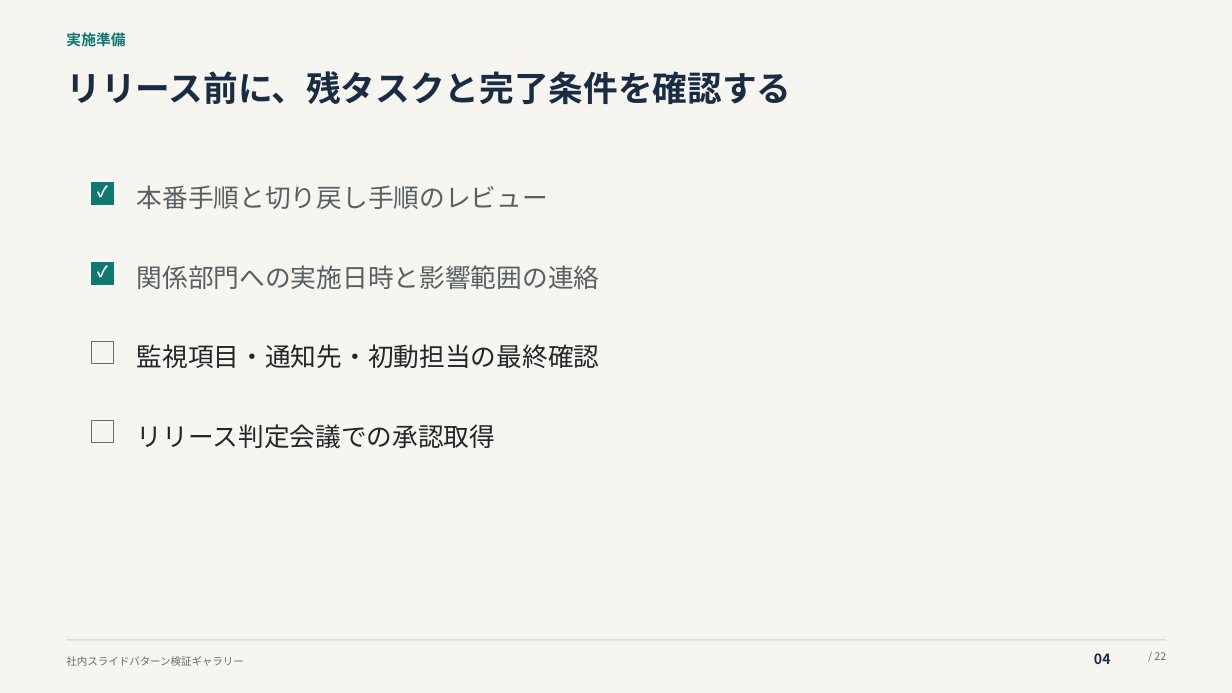
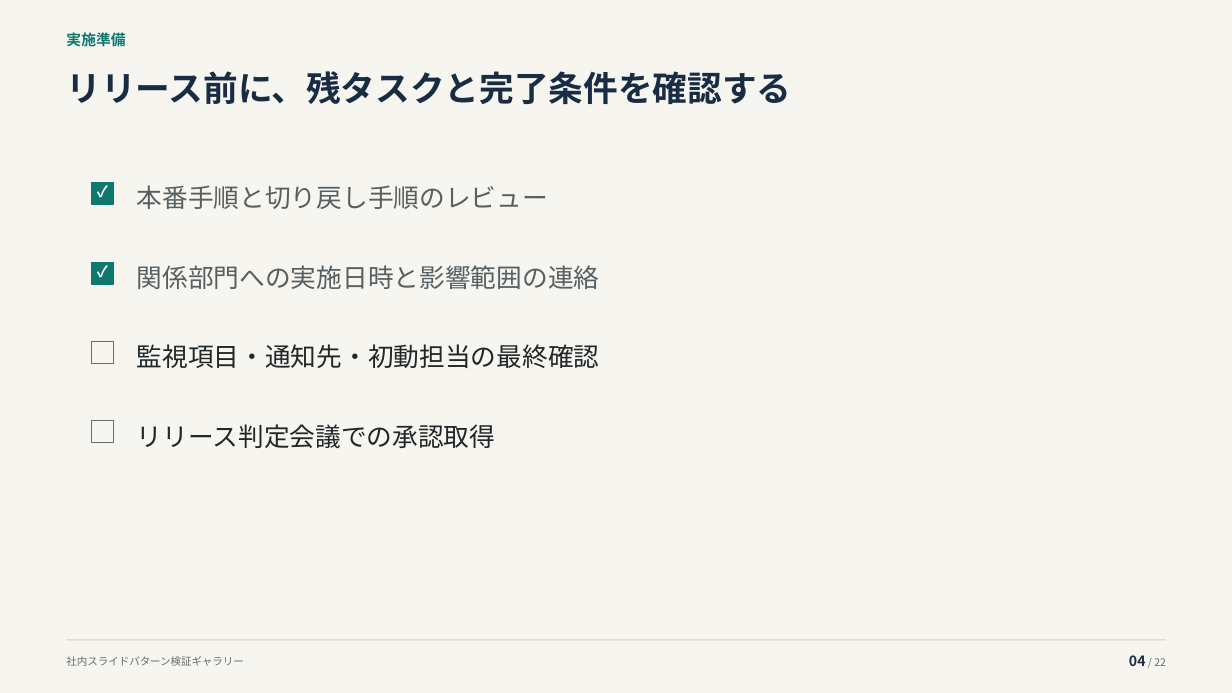
Before and after one commit to thinas1115/pptxdsl, a slide deck: slide 4 of examples/gallery/pattern_gallery.pptx. Drawn at 1232x693 pixels with LibreOffice and Linux fonts; fonts in the diff are those of the drawing. Boxes give left, top, right and bottom in pixels: in the first picture for what was removed or moved away, otherwise in the second. Text is boxed around its words. In the diff, an @@ line names an element or a change of style, - is before the commit and + after.

```diff
--- a/examples/gallery/pattern_gallery.pptx
+++ b/examples/gallery/pattern_gallery.pptx
@@ text "04 / 22" at (x1=1129, y1=655, x2=1166, y2=666): vertical alignment top to middle @@
@@ text at (x1=1129, y1=655, x2=1166, y2=666): text changed; size 11 to 8.2 pt; text colour #182C43 to #666E70; bold off @@
-04
+04 / 22
@@ text removed at (x1=1154, y1=652, x2=1166, y2=660) @@
-/ 22
```
Also in this commit, not shown: 20 other slides changed, 3 other files.
